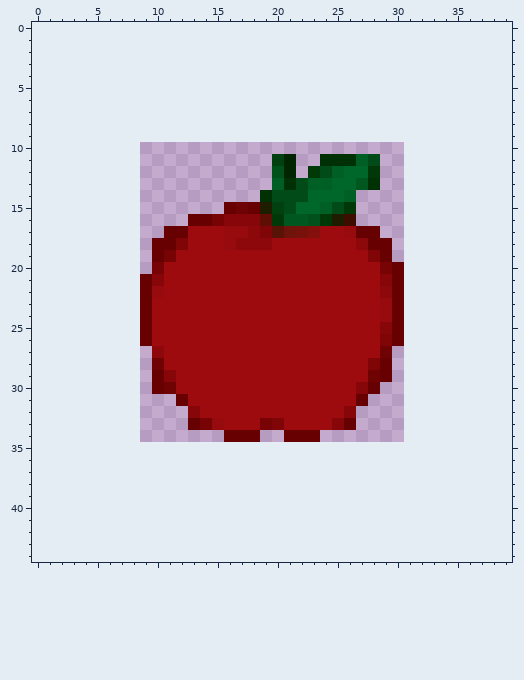
File history of a pixel-art sprite, apple.gif. The picture above was drawn from the file before the commit.
The file is 22x25 pixels. Colours within 5 levels of each other are drawn and written as one. The old version is drawn lined up with the new one, on the new canvas.
After the commit:
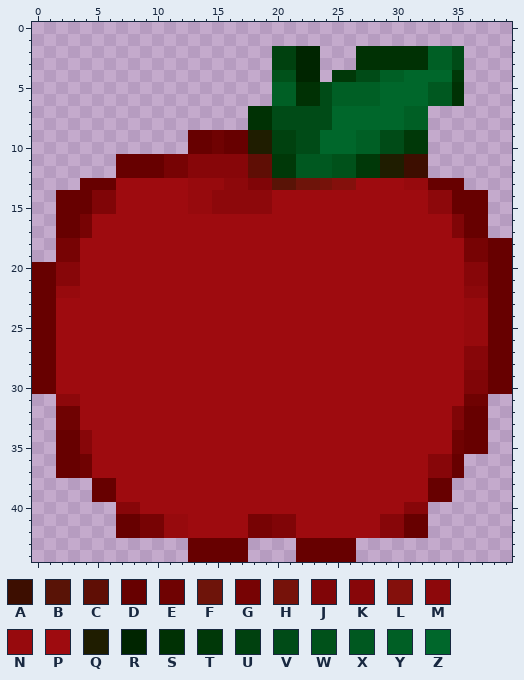
Palette (. is transparent): A #3d0e00  B #591306  C #5f0e05  D #670000  E #6f0202  F #6e140a  G #770304  H #76120a  J #800507  K #870609  L #84100c  M #8d080b  N #970a0d  P #9e0b0f  Q #1f1d00  R #002500  S #003104  T #003808  U #00410f  V #004b17  W #00511a  X #005820  Y #005f25  Z #00672b
What changed:
canvas 22x25 -> 40x45, the old top-left corner now at 9,10
Changed rows in their new state; - is an unchanged pixel.
first column x 0:
 2 --------------------UURR---SSSSSSYYV----
 3 --------------------UURR---SSSSSSYYV----
 4 --------------------WWRR-TTVVYYZZZZT----
 5 --------------------YYSSVYYYYZZZZXXS----
 6 --------------------YYSSVYYYYZZZZXXS----
 7 ------------------SSVVVVVZZZZZZYY-------
 8 ------------------SSVVVVVZZZZZZYY-------
 9 -------------DDEDDQQUUVVZZZYYVVTT-------
10 -------------DDEDDQQUUVVZZZYYVVTT-------
11 -------DDDDGGKKKKKCCTTXXXWWTTQQAA-------
12 -------DDDDGGKKKKKCCTTXXXWWT-QQAA-------
13 ----DDDPPPPPPNNNMMJJBBFFHLLPPPPNNDDD----
14 --DDDJJPPPPPPNNMMMMMPPPPPPPPPPPPPMMDDD--
15 --DDDJJPPPPPPNNMMMMMPPPPPPPPPPPPPMMDDD--
16 --DDGPPPPPPPPPPPPPPPPPPPPPPPPPPPPPPJDD--
17 --DDGPPPPPPPP---PPPPPPPP--PPPPPPPPPJDD--
18 --GGPPPPPPPPP---PPPP-------PPPPPPPPPGGDD
19 --GGPPPPPPPP----------------PPPPPPPPGGDD
20 DDKKPPPPPPP------------------PPPPPPPKKDD
21 DDKKPPPPPPP------------------PPPPPPPKKDD
22 DDNNPPPPPPP------------------PPPPPPPMMDD
23 DDPPPPPPPP-------------------PPPPPPPNNDD
24 DDPPPPPPPP-------------------PPPPPPPNNDD
25 DDPPPPPPPP-------------------PPPPPPPNNDD
26 DDPPPPPPPP-------------------PPPPPPPNNDD
27 DDPPPPPPPPP------------------PPPPPPPKKDD
28 DDPPPPPPPPP-----------------PPPPPPPPKKDD
29 DDPPPPPPPPPP----------------PPPPPPPPJJDD
30 DDPPPPPPPPPP---------------PPPPPPPPPJJDD
31 --MMPPPPPPPPP--------------PPPPPPPPPEE--
32 --EEPPPPPPPPPP------------PPPPPPPPPJDD--
33 --EEPPPPPPPPPPPP---PP----PPPPPPPPPPJDD--
34 --DDKPPPPPPPPPPPPPPPPPPPPPPPPPPPPPPEDD--
35 --DDKPPPPPPPPPPPPPPPPPPPPPPPPPPPPPPEDD--
36 --DDEPPPPPPPPPPPPPPPPPPPPPPPPPPPPKKD----
37 --DDEPPPPPPPPPPPPPPPPPPPPPPPPPPPPKKD----
38 -----DDPPPPPPPPPPPPPPPPPPPPPPPPPPDD-----
39 -----DDPPPPPPPPPPPPPPPPPPPPPPPPPPDD-----
40 -------KKPPPPPPPPPPPPPPPPPPPPPPKK-------
41 -------DDGGNNPPPPPGGJJPPPPPPPKKDD-------
42 -------DDGGNNPPPPPGGJJPPPPPPPKKDD-------
43 -------------DDDDD----DDDDD-------------
44 -------------DDDDD----DDDDD-------------
